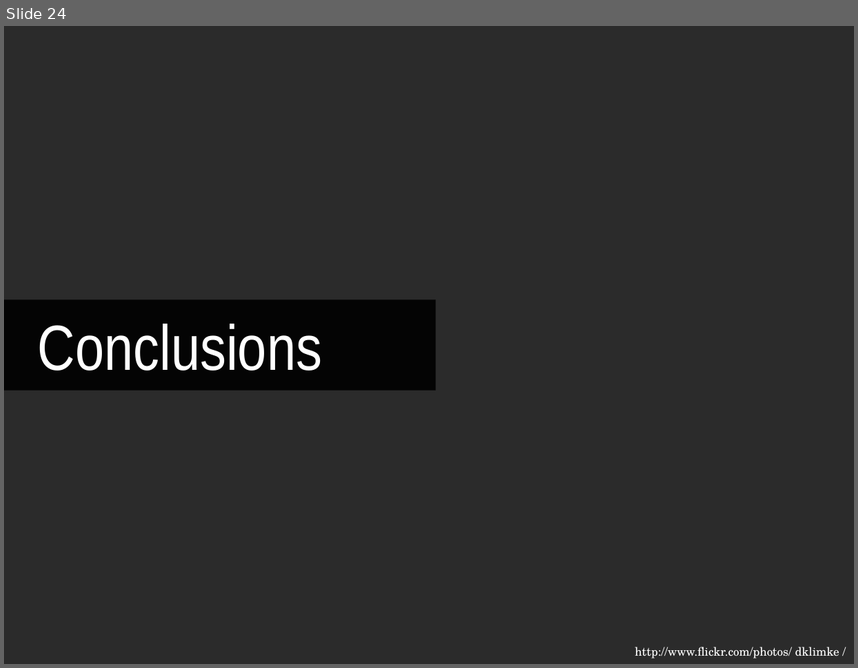
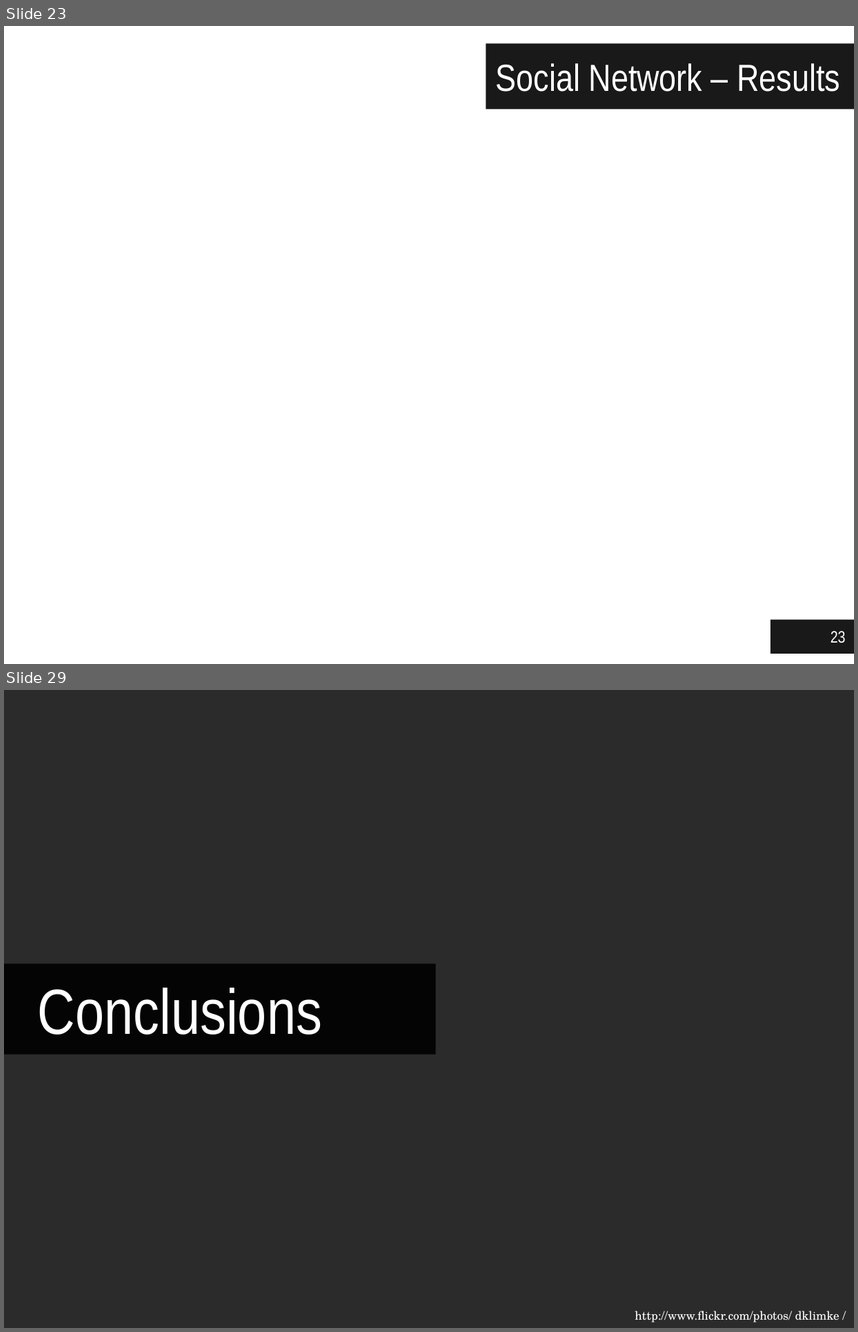
Before and after one commit to jgradim/thesis, a slide deck: presentations/jgradim-presentation.pptx. Shown one above the other, each under a label of ours: slide 24 before the commit, slides 23 and 29 after it; the slides between them are not shown. The pictures are 858x668 and 858x1332 pixels, drawn with LibreOffice and Linux fonts; fonts in the diff are those of the drawing; background and template pictures are left out; a plain dark background stands for a picture behind light text. Boxes give left, top, right and bottom in pixels: in the first picture for what was removed or moved away, otherwise in the second. Text is boxed around its words. In the diff, an @@ line names an element or a change of style, - is before the commit and + after.

```diff
--- a/presentations/jgradim-presentation.pptx
+++ b/presentations/jgradim-presentation.pptx
@@ slide 23 added at bbox=[4, 26, 854, 664], background #FFFFFF @@
@@ title added at bbox=[486, 44, 854, 109], fill #000000 at 90% opacity, 32 pt, text #FFFFFF @@
+Social Network – Results
@@ page number added at bbox=[771, 619, 854, 653], fill #000000 at 90% opacity, 14 pt, text #FFFFFF @@
+23
@@ what was slide 24 is now slide 29 @@
```
Also in this commit, not shown: 23 slides changed, 6 other slides added, 2 slides removed.
